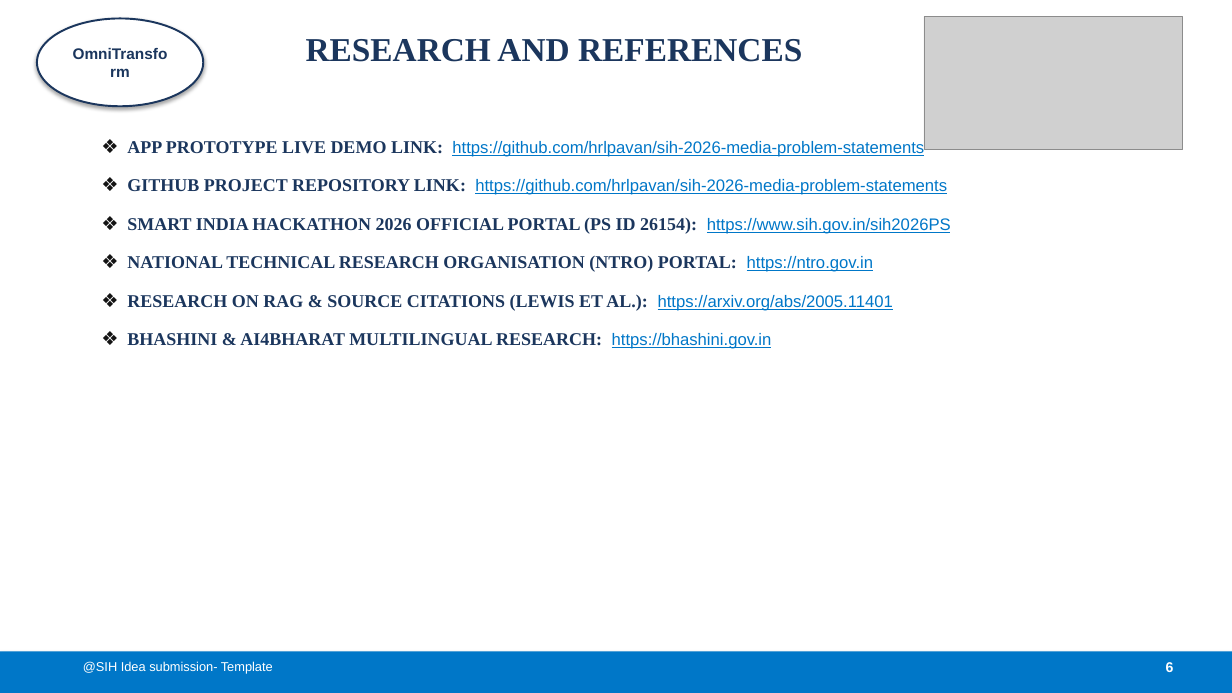
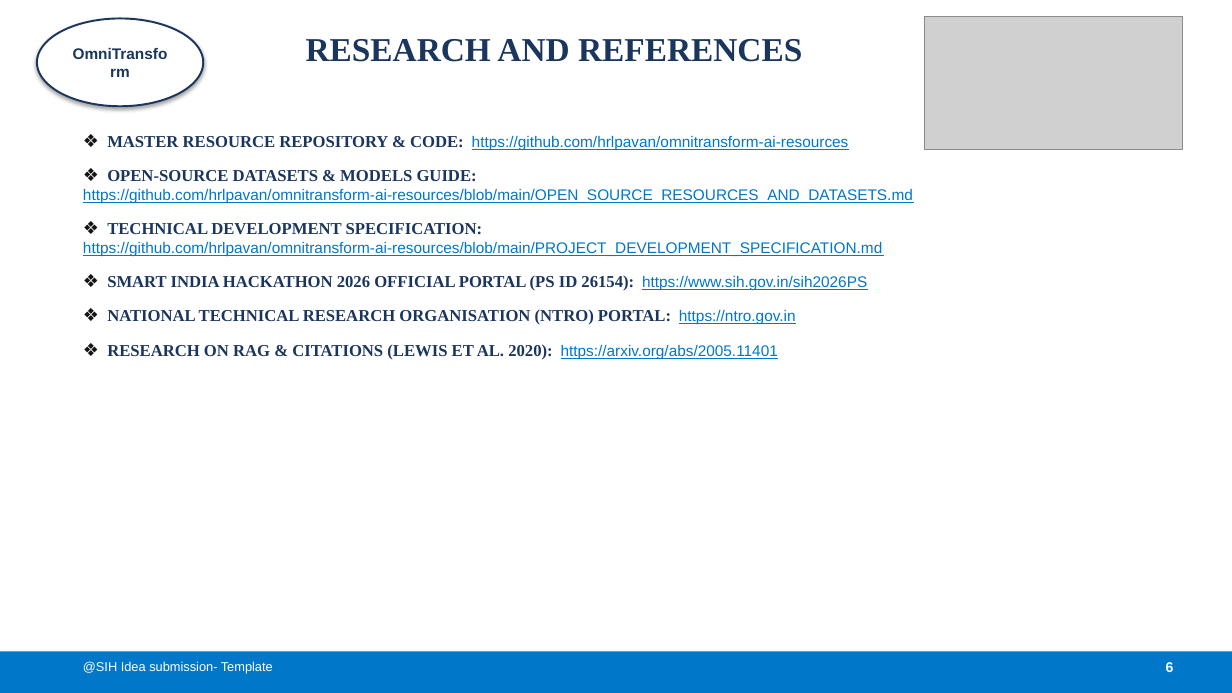
Before and after one commit to hrlpavan/sih-2026-media-problem-statements, a slide deck: slide 6 of SIH2026_Idea_Presentation_PS26154.pptx. Drawn at 1232x693 pixels with LibreOffice and Linux fonts; fonts in the diff are those of the drawing; grey boxes stand for pictures. Boxes give left, top, right and bottom in pixels: in the first picture for what was removed or moved away, otherwise in the second. Text is boxed around its words. In the diff, an @@ line names an element or a change of style, - is before the commit and + after.

Commit message:
Update PPTX with dedicated resource repository https://github.com/hrlpavan/omnitransform-ai-resources

```diff
--- a/SIH2026_Idea_Presentation_PS26154.pptx
+++ b/SIH2026_Idea_Presentation_PS26154.pptx
@@ text "❖ MASTER RESOURCE REPOSITORY & ...": place and size @@
-text "❖ MASTER RESOURCE REPOSITORY & ..." at [127,141,951,349]
+text "❖ MASTER RESOURCE REPOSITORY & ..." at [83,136,913,359]
@@ text at [83,136,913,257]: text changed; size 13 to 12 pt @@
-❖ APP PROTOTYPE LIVE DEMO LINK: https://github.com/hrlpavan/sih-2026-media-problem-statements
-❖ GITHUB PROJECT REPOSITORY LINK: https://github.com/hrlpavan/sih-2026-media-problem-statements
+❖ MASTER RESOURCE REPOSITORY & CODE: https://github.com/hrlpavan/omnitransform-ai-resources
+❖ OPEN-SOURCE DATASETS & MODELS GUIDE: https://github.com/hrlpavan/omnitransform-ai-resources/blob/main/OPEN_SOURCE_RESOURCES_AND_DATASETS.md
+❖ TECHNICAL DEVELOPMENT SPECIFICATION: https://github.com/hrlpavan/omnitransform-ai-resources/blob/main/PROJECT_DEVELOPMENT_SPECIFICATION.md
@@ text at [107,275,867,325]: size 15 to 14 pt in "❖", "❖"; size 14 to 13 pt in "SMART INDIA HACKATHON 2026 OFFICIAL PORTAL (PS ...", "NATIONAL TECHNICAL RESEARCH ORGANISATION (NTRO) PORTAL:"; size 13 to 12 pt in "https://www.sih.gov.in/sih2026PS", "https://ntro.gov.in"; less space between paragraphs @@
@@ text at [107,344,778,359]: text changed; size 14 to 13 pt @@
-❖ RESEARCH ON RAG & SOURCE CITATIONS (LEWIS ET AL.): https://arxiv.org/abs/2005.11401
-❖ BHASHINI & AI4BHARAT MULTILINGUAL RESEARCH: https://bhashini.gov.in
+❖ RESEARCH ON RAG & CITATIONS (LEWIS ET AL. 2020): https://arxiv.org/abs/2005.11401
```
Also in this commit, not shown: 2 other slides changed, 1 other file.
